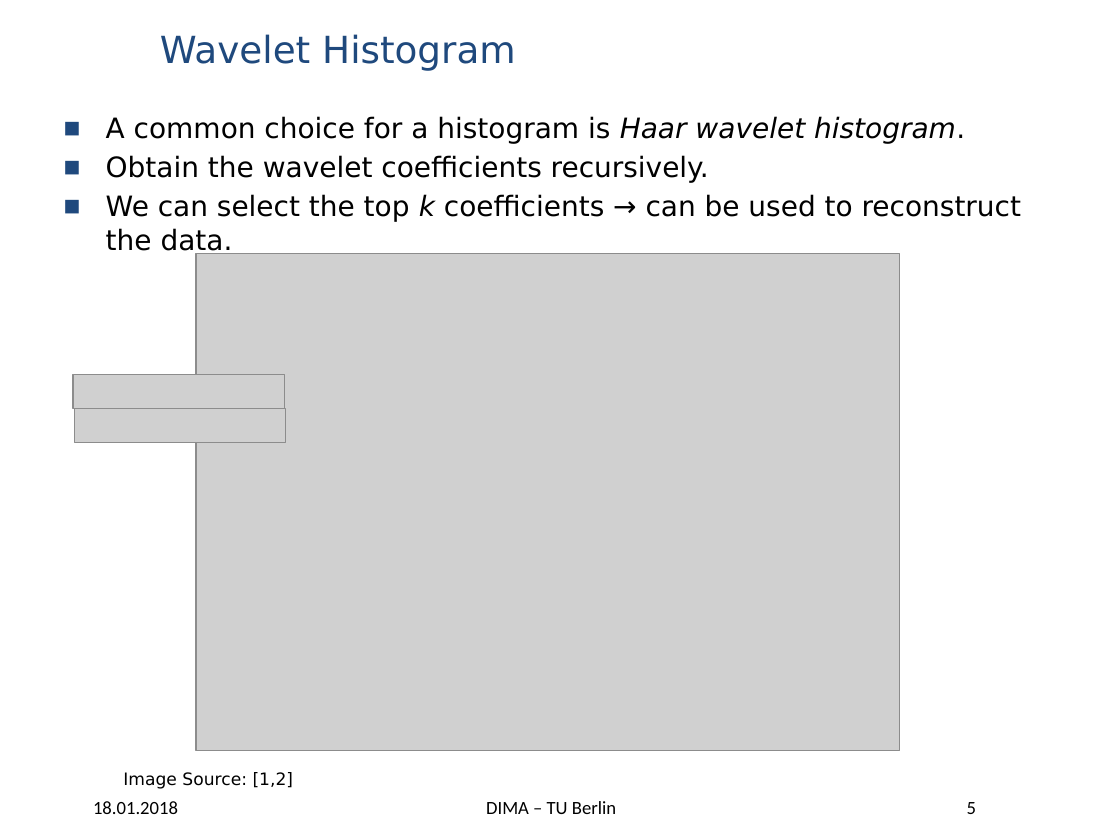
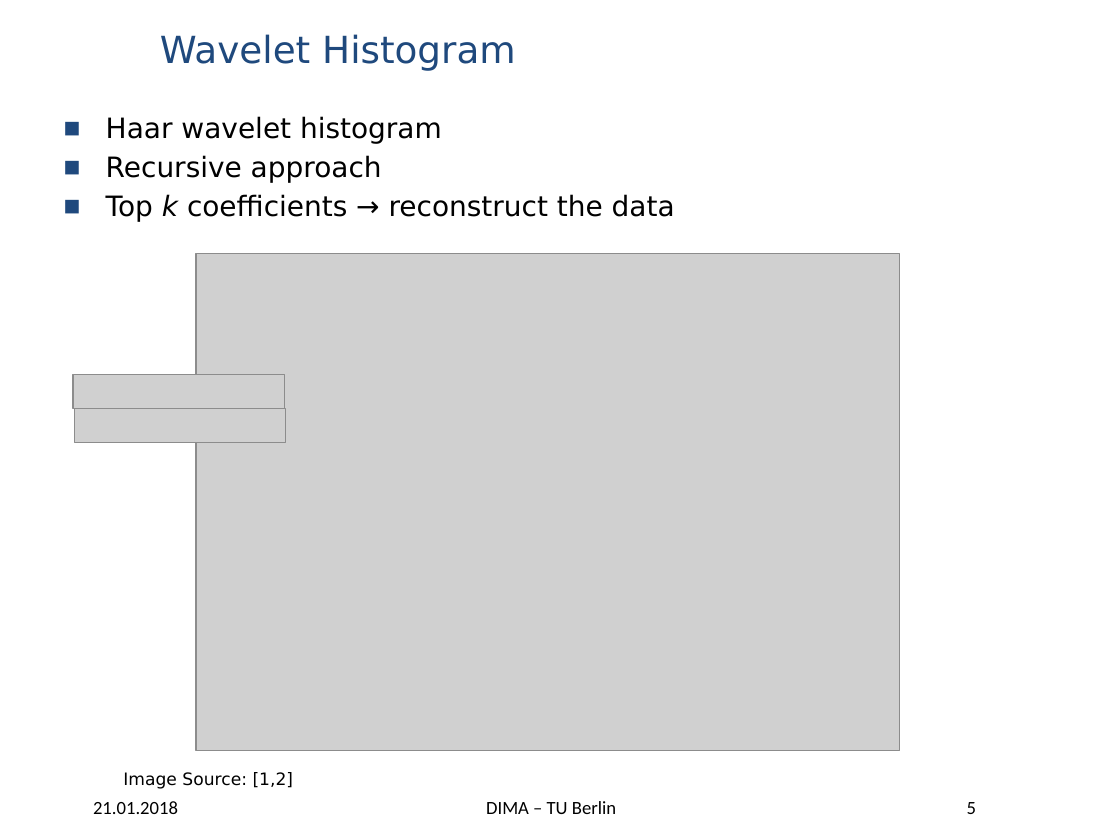
Before and after one commit to panduwicaksono91/wave-hist, a slide deck: slide 5 of BDAPRO Midterm Presentation - Wavelet Histogram.pptx. Drawn at 1120x840 pixels with LibreOffice and Linux fonts; fonts in the diff are those of the drawing; grey boxes stand for pictures; background and template pictures are left out. Boxes give left, top, right and bottom in pixels: in the first picture for what was removed or moved away, otherwise in the second. Text is boxed around its words. In the diff, an @@ line names an element or a change of style, - is before the commit and + after.

```diff
--- a/BDAPRO Midterm Presentation - Wavelet Histogram.pptx
+++ b/BDAPRO Midterm Presentation - Wavelet Histogram.pptx
@@ text at [106,116,675,222]: text changed @@
-■ A common choice for a histogram is Haar wavelet histogram.
-■ Obtain the wavelet coefficients recursively.
-■ We can select the top k coefficients → can be used to reconstruct the data.
+■ Haar wavelet histogram
+■ Recursive approach
+■ Top k coefficients → reconstruct the data
@@ text at [93,801,178,814]: text changed @@
-18.01.2018
+21.01.2018
```
Also in this commit, not shown: 17 other slides changed, 5 slides added, 1 slide removed.
